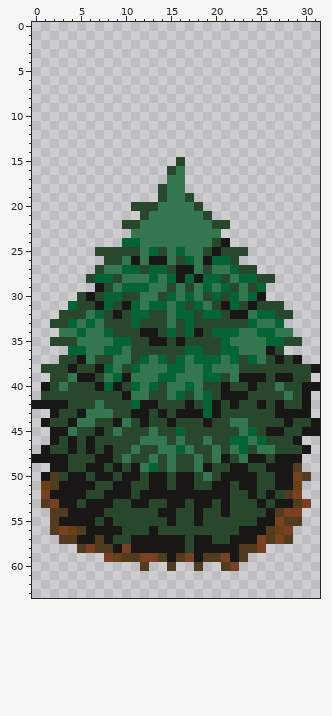
One commit to this pixel-art sprite: Wraithknight/Content/tree2.png. Above, as it was before the edit.
The file is 32x64 pixels.
Once edited:
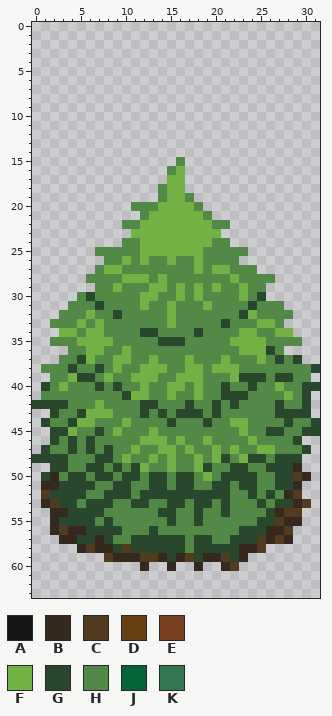
Palette (. is transparent): A #191716  B #35291d  C #523c20  D #684014  E #794122  F #72b245  G #29472d  H #538947  J #046435  K #347750
Change:
Changed rows in their new state; - is an unchanged pixel.
first column x 0:
15 ----------------H---------------
16 ---------------HF---------------
17 ---------------FF---------------
18 --------------HFF---------------
19 --------------HFFH--------------
20 -----------HHHFFFFH-------------
21 ------------HFFFFFFH------------
22 ----------HHFFFFFFFFHH----------
23 -----------FFFFFFFFFF-----------
24 ----------HHFFFFFFFFHH----------
25 -------HHHHHFFFFFFFHHHHH--------
26 --------HHFHFHHFHHFHHHH---------
27 -------HFFHHHHHHHHFHFFHHH-------
28 ------HHHHFFFHFHHHHHHHFHHHH-----
29 -------HHFHHHFFHFHFHFHHFHH------
30 -----HGHHHHHFFHHFHFHHHHFHG------
31 ----HHHGHHHHFHHFHHHFHHHHGHHH----
32 ---HHHFHHGHHHHHFHHHHHHHGFHHHH---
33 --HHHFHFHHHHHHHFHHHHH-HHHFFH----
34 ---FFHFFHHHHGGHHHHGHHHHFFHHFF---
35 --HHHFFFFHHHHHG-GHHHHHFFFFHHHH--
36 ----HHFFHHFHHHHHHHHHHHHFFFGH----
37 ---HHGFHHFFHHFHHHFHHHFHHHFHGHG--
38 -HHHGHHGHFHHFFFHHFFHFFFHHHHHHHHG
39 --HHFGGHFHHFFFHHFFFHHHFGGGHGGHH-
40 -GHFHHHGHGHHFHHFFHFHHGHHGHHFHHGG
41 -HHHHHHHHHGFFHHFHHFHHGGGHHHHFHG-
42 GGGGHHHFHHHHGGHHHGHHGHGHHHHGHHG-
43 --GHHGFFFHHHGHGHGGGHGHHHHHHGGGG-
44 -GHHGFFHHHFHHHHGHHHGHHFFHHHHGHHG
45 --GGFHHGHFHHHFHHHHHHHHHFHHGGHHGG
46 --GHGHGHHHHHFFFHFHHFHHHHFHHHHG--
47 -GHHGHGHGHHFHHFFHFHHFHFHHFFHHHG-
48 GGGGHHHGGHFHHFHFHHFHFGHFGGHGGG--
49 --GGHHGGHGHGFHHFHHFGHHGGHHGGGB--
50 -GBHGGHGGHGGHGGHGGHFHGGGGHHGGCB-
51 -BBGGGGHHGGHHGGHGGHHGGHGGHHGGB--
52 -CGGGGHHGGGHGGGGGGGGGGHHGHGHBC--
53 -BCGGHGGGHHGGHHGGHGGHGHHHGHGGBC-
54 --BBGGGGHHHHHHGGHHGHHGHHHHGBCC--
55 --BGGGGHGHHHHHHGHHGHHHHHHGGCBB--
56 --BCBBGGGGHHHGHHHHHHHHHGGGBBC---
57 ---BBGGBGHHGGGGGGHGGHHGGGCBCB---
58 -----BCBBGCGGGGGGHGGGGGBBC------
59 --------CBBBCCBGBCGBBCGB--------
60 ------------B--B--B--BC---------
Where, in picture pixels (left, top, right, bottom), the same in both pictures:
changed: (32, 157, 320, 571)
